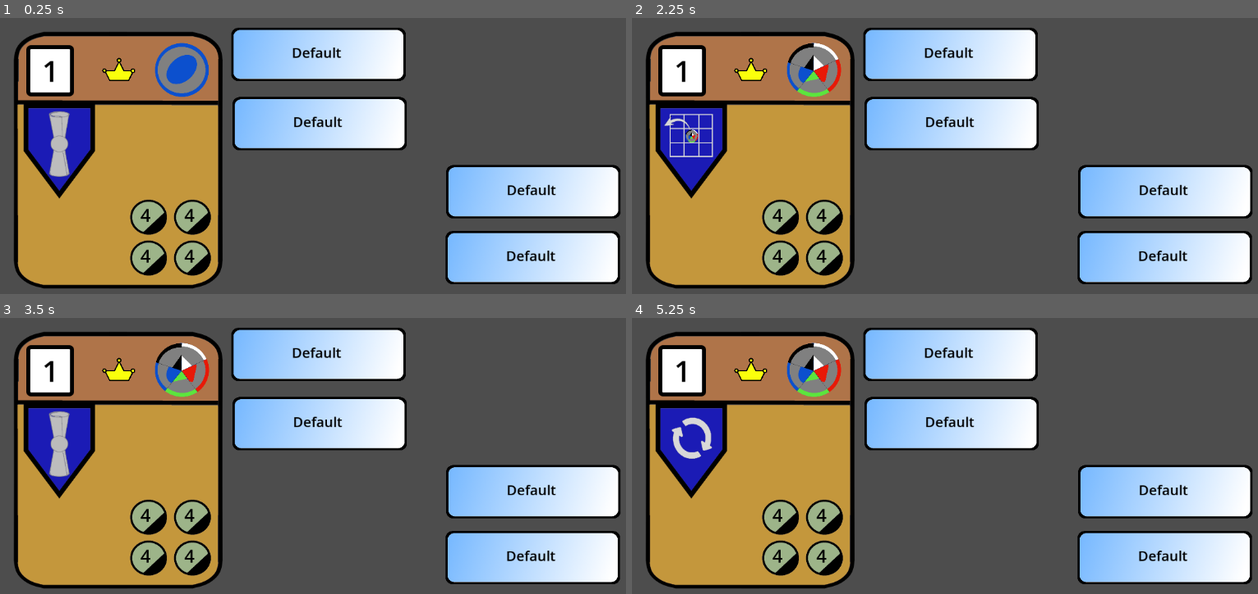
Above: before the commit, frames 1-4 (two rows, left to right).
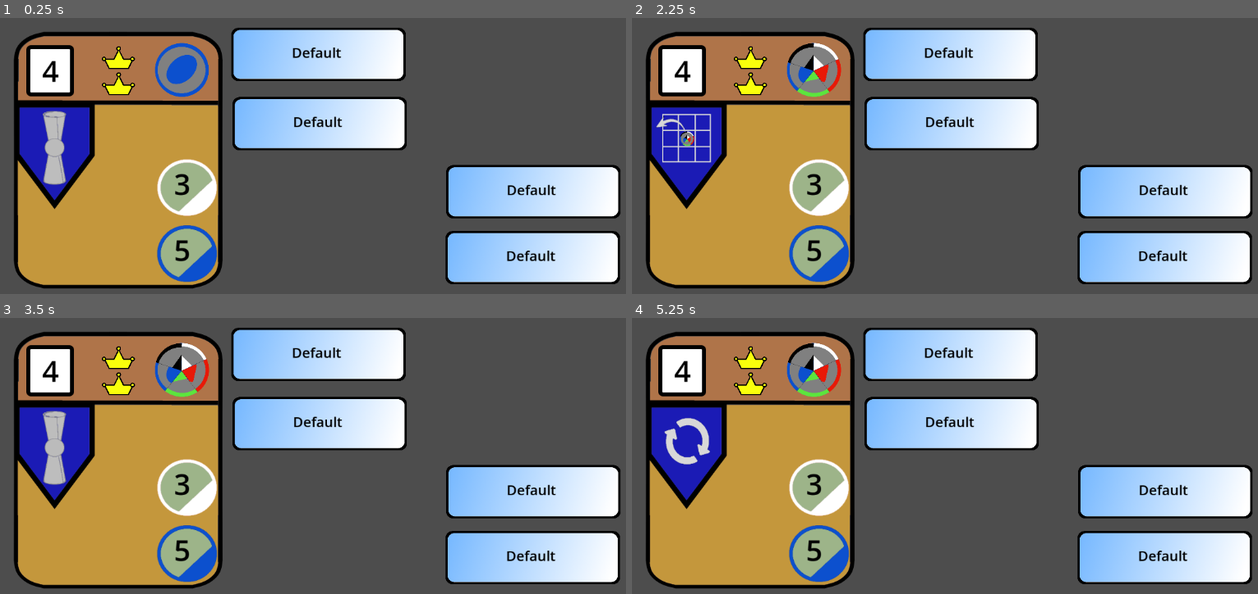
Above: after the commit, the same moments.

Repository: TonyNLM/Dueee
Game: Godot game, scene res://test_scene.tscn
Same seed, same stepped clock (60 frames per second), same inputs: the game is played once before the commit and once after it. This scene is started directly instead of the project's main scene.
Inputs (mouse positions are in pixels of both pictures, inside the frame that each line leads up to):
- Up to frame 1 (0.25 s): no input
- Up to frame 2 (2.25 s): click (951, 56) at 0.5 s; click (951, 56) at 1.25 s; click (951, 56) at 2 s
- Up to frame 3 (3.5 s): tap Enter at 2.75 s; move the mouse to (469, 483) at 2.77 s
- Up to frame 4 (5.25 s): tap Space at 3.5, 5 s; move the mouse to (826, 519) at 3.52 s; tap Enter at 4.25 s; move the mouse to (1026, 420) at 4.27 s; move the mouse to (926, 574) at 5.02 s

The runs differ from the first frame. In frame 1, 6.6% of the frame differs, in the area x 2-35%, y 10-96%; in frame 2, 6.8%; in frame 3, 6.6%; in frame 4, 6.7%.

Commit message:
test

Diff:
--- /dev/null
+++ b/Godot test/CardList.tscn
@@ -0,0 +1,112 @@
+[gd_scene load_steps=2 format=3 uid="uid://dkxiywhpo54ww"]
+
+[ext_resource type="PackedScene" uid="uid://drtpxaydwef5n" path="res://card_base.tscn" id="1_0o4n2"]
+
+[node name="VBoxContainer" type="VBoxContainer"]
+offset_left = 21.0
+offset_top = 259.0
+offset_right = 2441.0
+offset_bottom = 2002.0
+scale = Vector2(0.26, 0.26)
+
+[node name="HBoxContainer" type="HBoxContainer" parent="."]
+custom_minimum_size = Vector2(500, 500)
+layout_mode = 2
+
+[node name="CenterContainer" type="CenterContainer" parent="HBoxContainer"]
+custom_minimum_size = Vector2(400, 0)
+layout_mode = 2
+
+[node name="Card_Base" parent="HBoxContainer/CenterContainer" instance=ExtResource("1_0o4n2")]
+
+[node name="CenterContainer2" type="CenterContainer" parent="HBoxContainer"]
+custom_minimum_size = Vector2(400, 0)
+layout_mode = 2
+
+[node name="Card_Base" parent="HBoxContainer/CenterContainer2" instance=ExtResource("1_0o4n2")]
+
+[node name="CenterContainer3" type="CenterContainer" parent="HBoxContainer"]
+custom_minimum_size = Vector2(400, 0)
+layout_mode = 2
+
+[node name="Card_Base" parent="HBoxContainer/CenterContainer3" instance=ExtResource("1_0o4n2")]
+
+[node name="CenterContainer4" type="CenterContainer" parent="HBoxContainer"]
+custom_minimum_size = Vector2(400, 0)
+layout_mode = 2
+
+[node name="Card_Base" parent="HBoxContainer/CenterContainer4" instance=ExtResource("1_0o4n2")]
+
+[node name="CenterContainer5" type="CenterContainer" parent="HBoxContainer"]
+custom_minimum_size = Vector2(400, 0)
+layout_mode = 2
+
+[node name="Card_Base" parent="HBoxContainer/CenterContainer5" instance=ExtResource("1_0o4n2")]
+
+[node name="CenterContainer6" type="CenterContainer" parent="HBoxContainer"]
+custom_minimum_size = Vector2(400, 0)
+layout_mode = 2
+
+[node name="Card_Base" parent="HBoxContainer/CenterContainer6" instance=ExtResource("1_0o4n2")]
+
+[node name="HBoxContainer2" type="HBoxContainer" parent="."]
+custom_minimum_size = Vector2(500, 500)
+layout_mode = 2
+
+[node name="CenterContainer" type="CenterContainer" parent="HBoxContainer2"]
+custom_minimum_size = Vector2(400, 0)
+layout_mode = 2
+
+[node name="Card_Base" parent="HBoxContainer2/CenterContainer" instance=ExtResource("1_0o4n2")]
+
+[node name="CenterContainer2" type="CenterContainer" parent="HBoxContainer2"]
+custom_minimum_size = Vector2(400, 0)
+layout_mode = 2
+
+[node name="Card_Base" parent="HBoxContainer2/CenterContainer2" instance=ExtResource("1_0o4n2")]
+
+[node name="CenterContainer3" type="CenterContainer" parent="HBoxContainer2"]
+custom_minimum_size = Vector2(400, 0)
+layout_mode = 2
+
+[node name="Card_Base" parent="HBoxContainer2/CenterContainer3" instance=ExtResource("1_0o4n2")]
+
+[node name="CenterContainer4" type="CenterContainer" parent="HBoxContainer2"]
+custom_minimum_size = Vector2(400, 0)
+layout_mode = 2
+
+[node name="Card_Base" parent="HBoxContainer2/CenterContainer4" instance=ExtResource("1_0o4n2")]
+
+[node name="CenterContainer5" type="CenterContainer" parent="HBoxContainer2"]
+custom_minimum_size = Vector2(400, 0)
+layout_mode = 2
+
+[node name="Card_Base" parent="HBoxContainer2/CenterContainer5" instance=ExtResource("1_0o4n2")]
+
+[node name="HBoxContainer3" type="HBoxContainer" parent="."]
+custom_minimum_size = Vector2(500, 500)
+layout_mode = 2
+
+[node name="CenterContainer" type="CenterContainer" parent="HBoxContainer3"]
+custom_minimum_size = Vector2(400, 0)
+layout_mode = 2
+
+[node name="Card_Base" parent="HBoxContainer3/CenterContainer" instance=ExtResource("1_0o4n2")]
+
+[node name="CenterContainer2" type="CenterContainer" parent="HBoxContainer3"]
+custom_minimum_size = Vector2(400, 0)
+layout_mode = 2
+
+[node name="Card_Base" parent="HBoxContainer3/CenterContainer2" instance=ExtResource("1_0o4n2")]
+
+[node name="CenterContainer3" type="CenterContainer" parent="HBoxContainer3"]
+custom_minimum_size = Vector2(400, 0)
+layout_mode = 2
+
+[node name="Card_Base" parent="HBoxContainer3/CenterContainer3" instance=ExtResource("1_0o4n2")]
+
+[node name="CenterContainer4" type="CenterContainer" parent="HBoxContainer3"]
+custom_minimum_size = Vector2(400, 0)
+layout_mode = 2
+
+[node name="Card_Base" parent="HBoxContainer3/CenterContainer4" instance=ExtResource("1_0o4n2")]
--- a/Godot test/Cost_Parent.gd
+++ b/Godot test/Cost_Parent.gd
@@ -19,6 +19,7 @@
 		self.visible=false
 	if colour>6 or colour<1:
 		return
+	self.visible=true
 	$CostIcon.texture = colourCostIcons[colour]
 
 func changeCostText(num:int):
@@ -26,4 +27,5 @@
 		self.visible=false
 	if num<0:
 		return
+	self.visible =true
 	$CostText.text = str(num)
--- a/Godot test/TestScene.gd
+++ b/Godot test/TestScene.gd
@@ -12,7 +12,9 @@
 	$ButtonText2/Button_Icon.pressed.connect(self.decreaseSkill)
 	$ButtonText3/Button_Icon.pressed.connect(self.increaseToken)
 	$ButtonText4/Button_Icon.pressed.connect(self.decreaseToken)
-
+	$Card_Base.changeCardCost([[1,5],[2,0],[3,3],[0,2]])
+	$Card_Base.changeCardCrown(2)
+	$Card_Base.changeCardScore(4)
 
 
 	pass # Replace with function body.
--- a/Godot test/card_base.gd
+++ b/Godot test/card_base.gd
@@ -82,15 +82,25 @@
 	var Cost_Parent_In_Use = 1
 	var i = 0
 	var max_array_index = costArray.size()-1
+
 	while (i<=max_array_index and i<4):
 		var costInfo = costArray[i]
 		#costInfo[0] indicates token cost colour, [1] indicating token cost amount
 		#the token cost colour follows the same Enum as token colour
 		if costInfo[0]>=1 and costInfo[0]<=6 and costInfo[1]>0:
+			CostItems[Cost_Parent_In_Use-1].visible = true
 			CostItems[Cost_Parent_In_Use-1].changeCostColour(costInfo[0])
 			CostItems[Cost_Parent_In_Use-1].changeCostText(costInfo[1])
 			Cost_Parent_In_Use+=1
+
+
+
 		i+=1
+	if Cost_Parent_In_Use!=4:
+		while Cost_Parent_In_Use<=4:
+			CostItems[Cost_Parent_In_Use-1].visible = false
+			Cost_Parent_In_Use+=1
+
 
 
 
--- a/Godot test/card_base.tscn
+++ b/Godot test/card_base.tscn
@@ -44,8 +44,8 @@
 "
 
 [node name="CardSkill" type="Sprite2D" parent="."]
-position = Vector2(486, 306)
-scale = Vector2(1.185, 1.219)
+position = Vector2(504, 332)
+scale = Vector2(1.335, 1.373)
 texture = ExtResource("6_x2nnc")
 
 [node name="TokenSkill" parent="CardSkill" instance=ExtResource("7_hip5k")]
@@ -73,10 +73,11 @@
 scale = Vector2(0.51, 0.51)
 
 [node name="CostContainer" type="GridContainer" parent="."]
-offset_left = 450.0
-offset_top = 394.0
-offset_right = 808.0
-offset_bottom = 742.0
+offset_left = 290.0
+offset_top = 248.0
+offset_right = 648.0
+offset_bottom = 596.0
+scale = Vector2(1.615, 1.615)
 columns = 2
 
 [node name="CostItem4" type="CenterContainer" parent="CostContainer"]
--- /dev/null
+++ b/Godot test/main.tscn
@@ -0,0 +1,61 @@
+[gd_scene load_steps=8 format=3 uid="uid://c3cyyo2gkhaqq"]
+
+[ext_resource type="PackedScene" uid="uid://dudph7sk1dggs" path="res://board.tscn" id="1_xmi4d"]
+[ext_resource type="Texture2D" uid="uid://dq5vkhkwd8em5" path="res://Fairy Pics/banner.png" id="2_fuy8n"]
+[ext_resource type="Texture2D" uid="uid://d13d4qti5bgvo" path="res://Fairy Pics/bag2.png" id="3_5wan4"]
+[ext_resource type="Texture2D" uid="uid://bocoi7cjvev3l" path="res://Fairy Pics/Decree.png" id="4_7iqku"]
+[ext_resource type="PackedScene" uid="uid://dkxiywhpo54ww" path="res://CardList.tscn" id="5_ao4k1"]
+[ext_resource type="PackedScene" uid="uid://0ux41700ls1o" path="res://ButtonText.tscn" id="6_b04lu"]
+[ext_resource type="Texture2D" uid="uid://dc13766imjok1" path="res://Fairy Pics/info.png" id="7_rnxi8"]
+
+[node name="Main" type="Node2D"]
+
+[node name="Board" parent="." instance=ExtResource("1_xmi4d")]
+position = Vector2(649, 147)
+scale = Vector2(0.245, 0.245)
+
+[node name="Banner" type="Sprite2D" parent="."]
+position = Vector2(893, 81)
+scale = Vector2(0.434375, 0.378333)
+texture = ExtResource("2_fuy8n")
+
+[node name="Bag" type="Sprite2D" parent="Banner"]
+position = Vector2(234.82, -5.28637)
+scale = Vector2(0.661151, 0.640969)
+texture = ExtResource("3_5wan4")
+
+[node name="BagCount" type="RichTextLabel" parent="Banner/Bag"]
+offset_left = -31.3384
+offset_top = -20.6186
+offset_right = 90.6616
+offset_bottom = 107.381
+theme_override_font_sizes/normal_font_size = 80
+text = "3"
+
+[node name="Priv" type="Sprite2D" parent="Banner"]
+position = Vector2(465.036, -2.64319)
+scale = Vector2(1.23013, 1.40379)
+texture = ExtResource("4_7iqku")
+
+[node name="PrivCount" type="RichTextLabel" parent="Banner/Priv"]
+offset_left = -11.2289
+offset_top = -26.3604
+offset_right = 79.7711
+offset_bottom = 101.64
+theme_override_font_sizes/normal_font_size = 40
+text = "3"
+
+[node name="VBoxContainer" parent="." instance=ExtResource("5_ao4k1")]
+
+[node name="ButtonText" parent="." instance=ExtResource("6_b04lu")]
+position = Vector2(468, 175)
+scale = Vector2(0.27, 0.27)
+
+[node name="ButtonText2" parent="." instance=ExtResource("6_b04lu")]
+position = Vector2(307, 175)
+scale = Vector2(0.27, 0.27)
+
+[node name="Sprite2D" type="Sprite2D" parent="."]
+position = Vector2(178, 217)
+scale = Vector2(0.205, 0.145)
+texture = ExtResource("7_rnxi8")
Binary file added: Godot test/Fairy Pics/bag2.png
Not shown, added: Godot test/Fairy Pics/bag2.png.import
Binary file added: Godot test/Fairy Pics/banner.png
Not shown, added: Godot test/Fairy Pics/banner.png.import
Not shown, added: Godot test/Fairy Pics/bag.pdn
Not shown, added: Godot test/Fairy Pics/bag2.pdn
